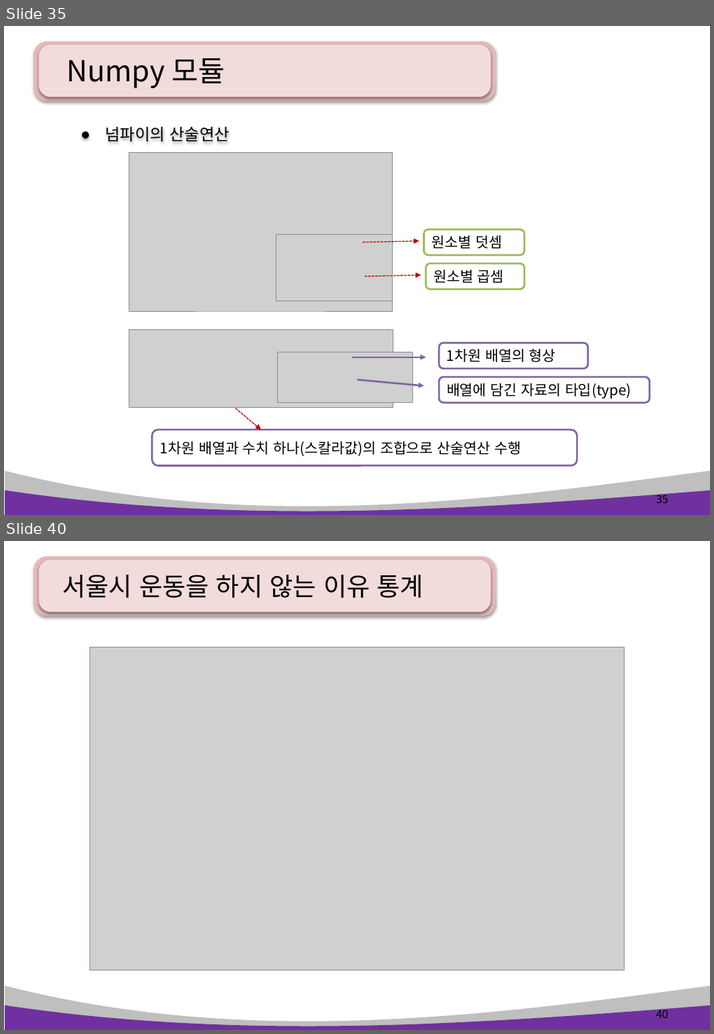
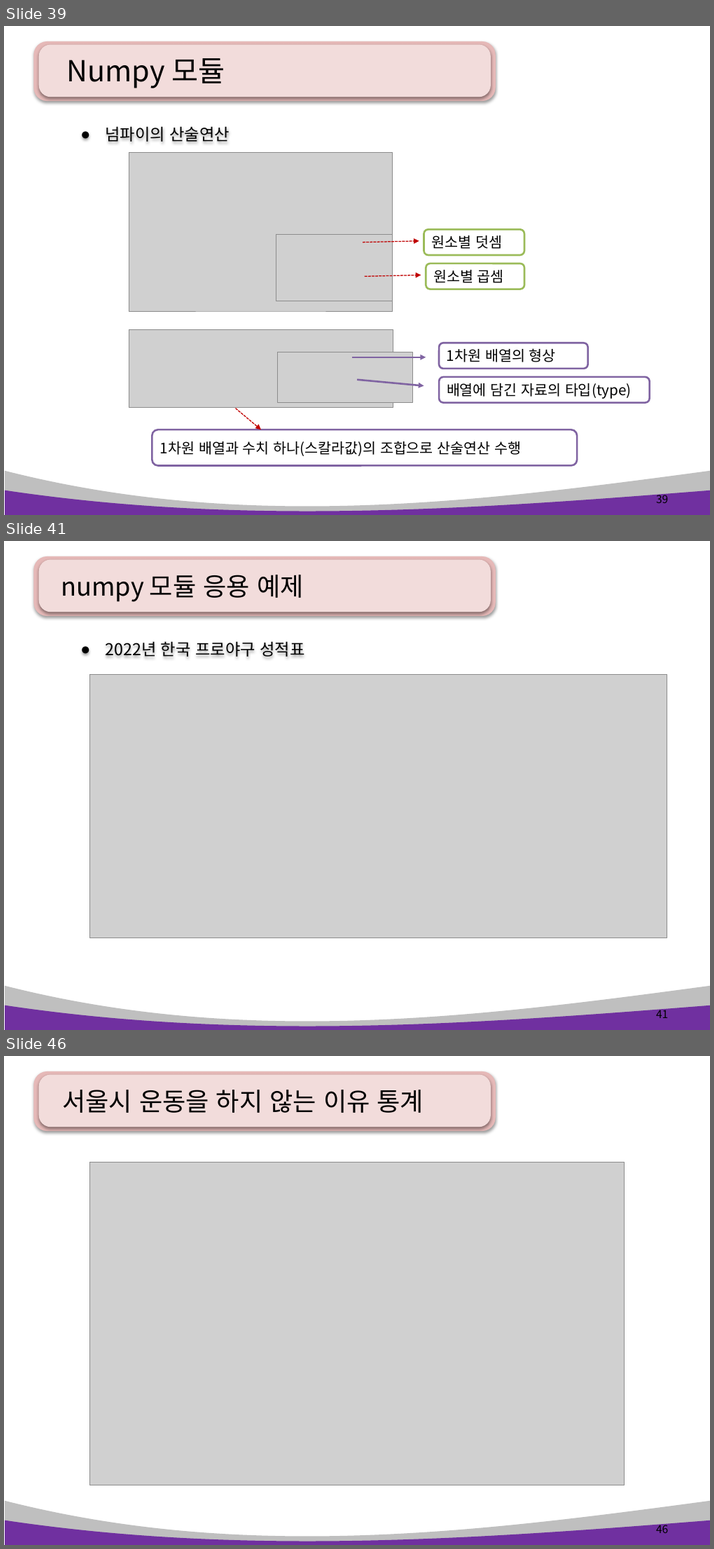
Before and after one commit to pshho/ngreen_project, a slide deck: pyWorks/자료/python_ppt/Python 13장. 데이터 분석 및 시각화 .pptx. Shown one above the other, each under a label of ours: slides 35 and 40 before the commit, slides 39, 41 and 46 after it; the slides between them are not shown. The pictures are 714x1034 and 714x1549 pixels, drawn with LibreOffice and Linux fonts; fonts in the diff are those of the drawing; grey boxes stand for pictures. Boxes give left, top, right and bottom in pixels: in the first picture for what was removed or moved away, otherwise in the second. Text is boxed around its words. In the diff, an @@ line names an element or a change of style, - is before the commit and + after.

```diff
--- a/pyWorks/자료/python_ppt/Python 13장. 데이터 분석 및 시각화 .pptx
+++ b/pyWorks/자료/python_ppt/Python 13장. 데이터 분석 및 시각화 .pptx
@@ slide 41 added at [4, 541, 710, 1030], background #FFFFFF; not listed: 4 template elements that a slide beside it also shows @@
@@ title added at [61, 575, 304, 602], 28 pt, text #000000 @@
+numpy 모듈 응용 예제
@@ text added at [105, 641, 304, 656], 18 pt, text #000000 @@
+● 2022년 한국 프로야구 성적표
@@ picture added at [90, 674, 667, 937] @@
@@ page number added at [656, 1007, 668, 1018], 12 pt, text #000000 @@
+41
@@ what was slide 35 is now slide 39 @@
@@ page number at [656, 492, 668, 503]: text changed @@
-35
+39
@@ what was slide 40 is now slide 46 @@
@@ page number at [656, 1522, 668, 1533]: text changed @@
-40
+46
```
Also in this commit, not shown: 3 slides changed, 6 other slides added, 1 slide removed, 11 other files.
